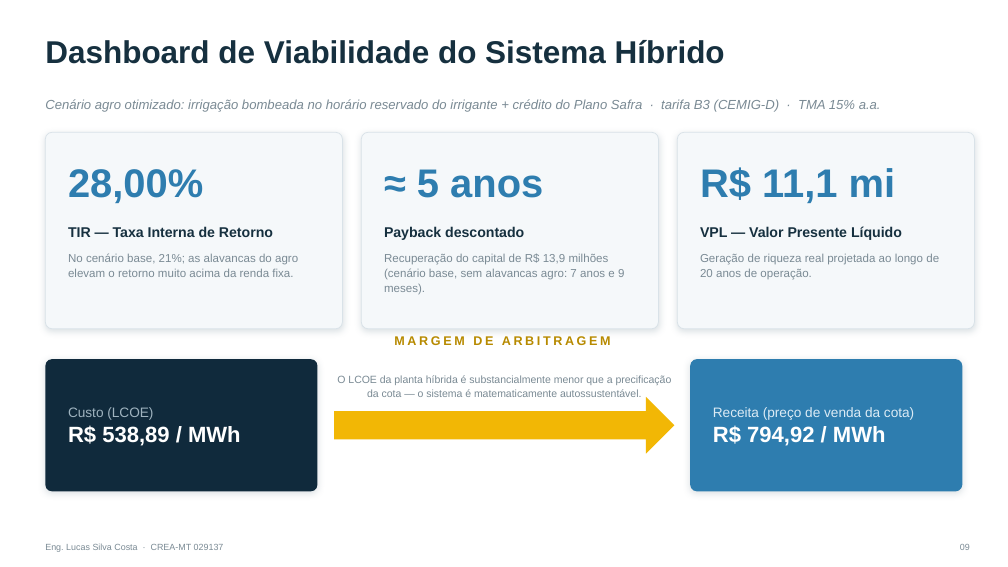
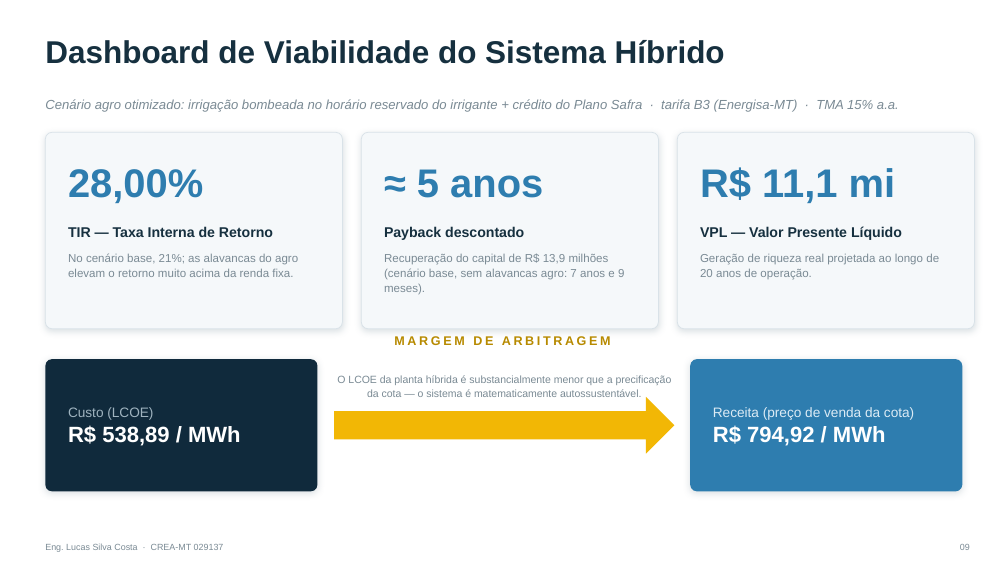
Before and after one commit to Lucas200988/sonare-crm, a slide deck: slide 9 of apresentacoes/BESS_Brasil_Lucas_Silva_Costa.pptx. Drawn at 1008x567 pixels with LibreOffice and Linux fonts; fonts in the diff are those of the drawing. Boxes give left, top, right and bottom in pixels: in the first picture for what was removed or moved away, otherwise in the second. Text is boxed around its words. In the diff, an @@ line names an element or a change of style, - is before the commit and + after.

```diff
--- a/apresentacoes/BESS_Brasil_Lucas_Silva_Costa.pptx
+++ b/apresentacoes/BESS_Brasil_Lucas_Silva_Costa.pptx
@@ text at (45,99,899,112): text changed @@
-Cenário agro otimizado: irrigação bombeada no horário reservado do irrigante + crédito do Plano Safra · tarifa B3 (CEMIG-D) · TMA 15% a.a.
+Cenário agro otimizado: irrigação bombeada no horário reservado do irrigante + crédito do Plano Safra · tarifa B3 (Energisa-MT) · TMA 15% a.a.
```
Also in this commit, not shown: 2 other slides changed.
